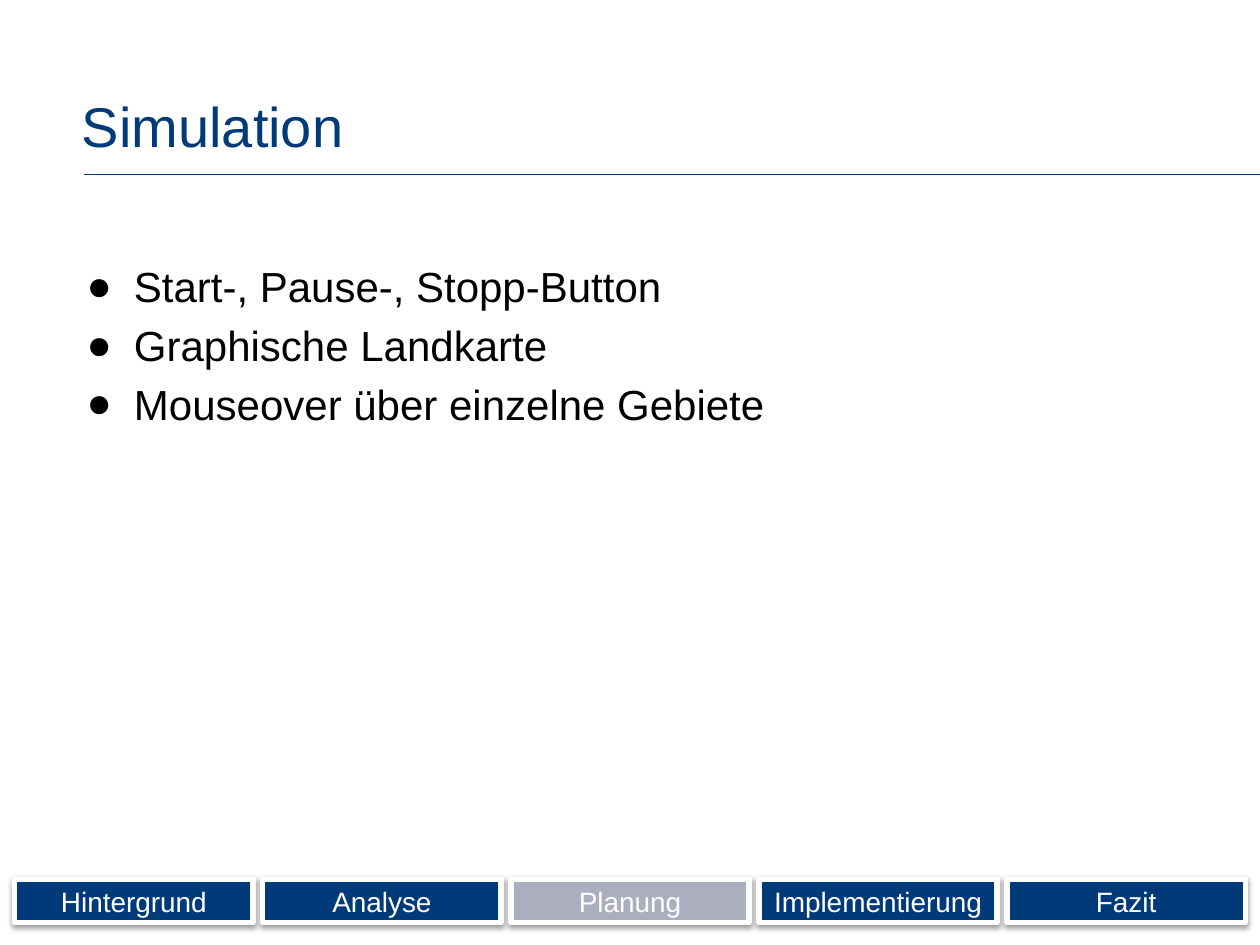
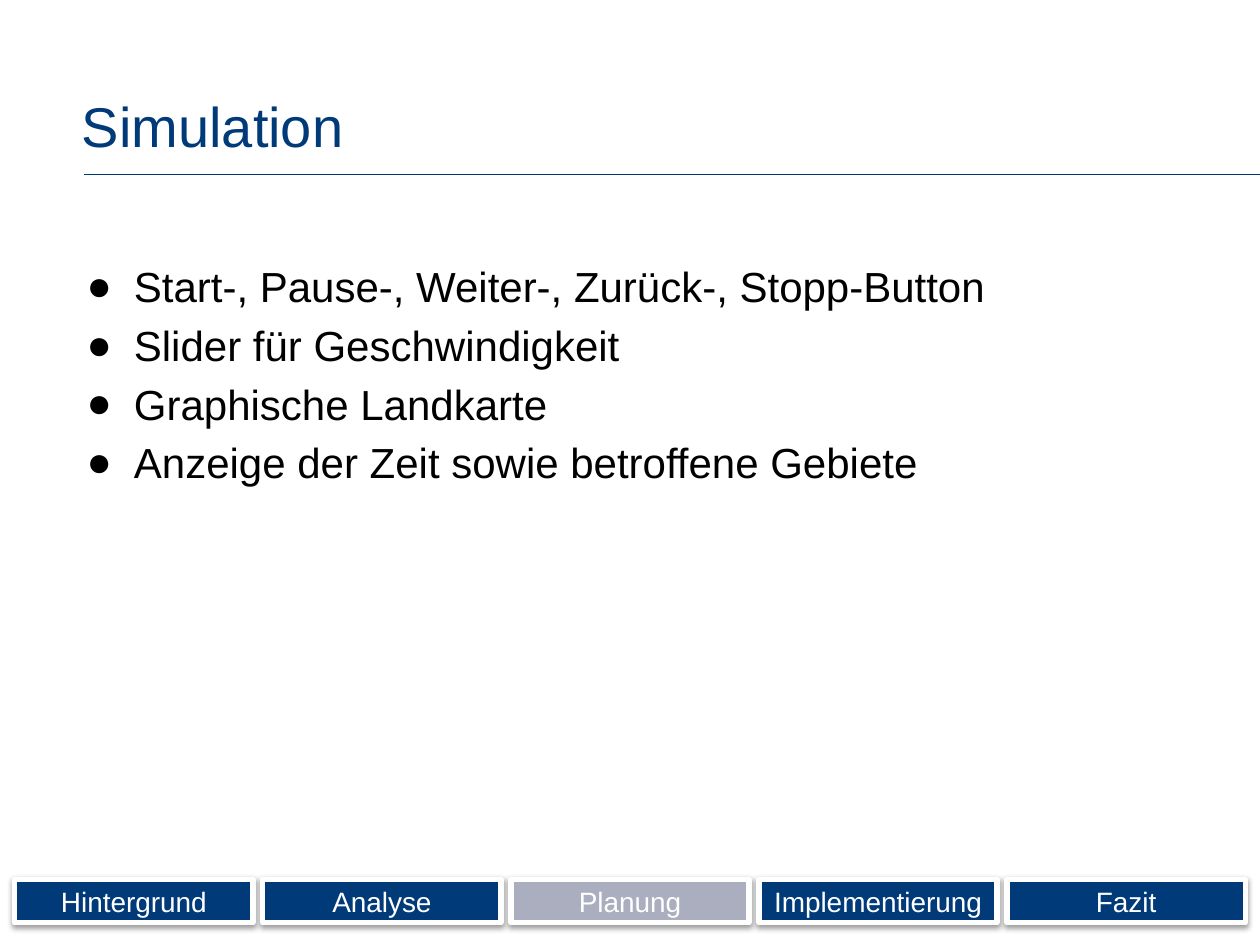
Before and after one commit to Wolle1508/SE-Projekt, a slide deck: slide 16 of Präsentation.pptx. Drawn at 1260x945 pixels with LibreOffice and Linux fonts; fonts in the diff are those of the drawing; background and template pictures are left out. Boxes give left, top, right and bottom in pixels: in the first picture for what was removed or moved away, otherwise in the second. Text is boxed around its words. In the diff, an @@ line names an element or a change of style, - is before the commit and + after.

```diff
--- a/Präsentation.pptx
+++ b/Präsentation.pptx
@@ text at (134, 271, 985, 369): text changed @@
-● Start-, Pause-, Stopp-Button
+● Start-, Pause-, Weiter-, Zurück-, Stopp-Button
+● Slider für Geschwindigkeit
@@ text at (134, 447, 917, 487): text changed @@
-● Mouseover über einzelne Gebiete
+● Anzeige der Zeit sowie betroffene Gebiete
```
Also in this commit, not shown: 8 other slides changed, 1 other file.
